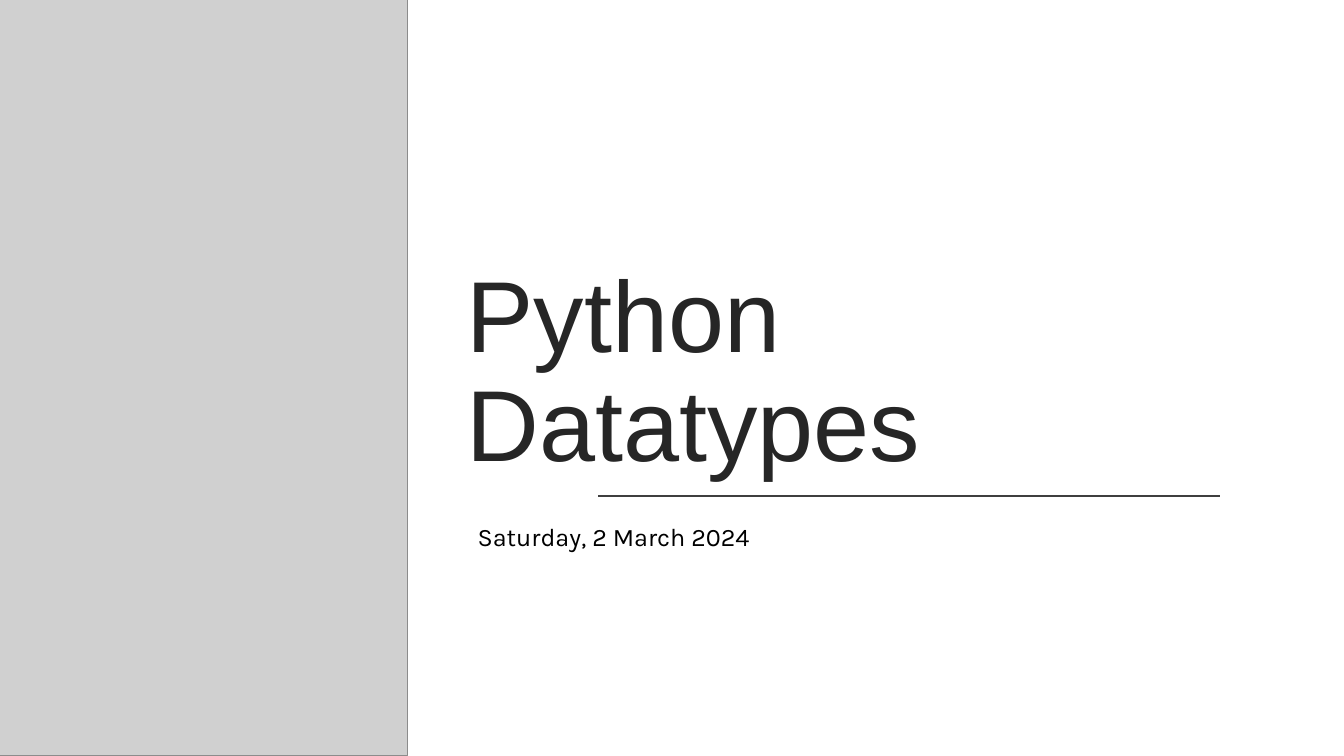
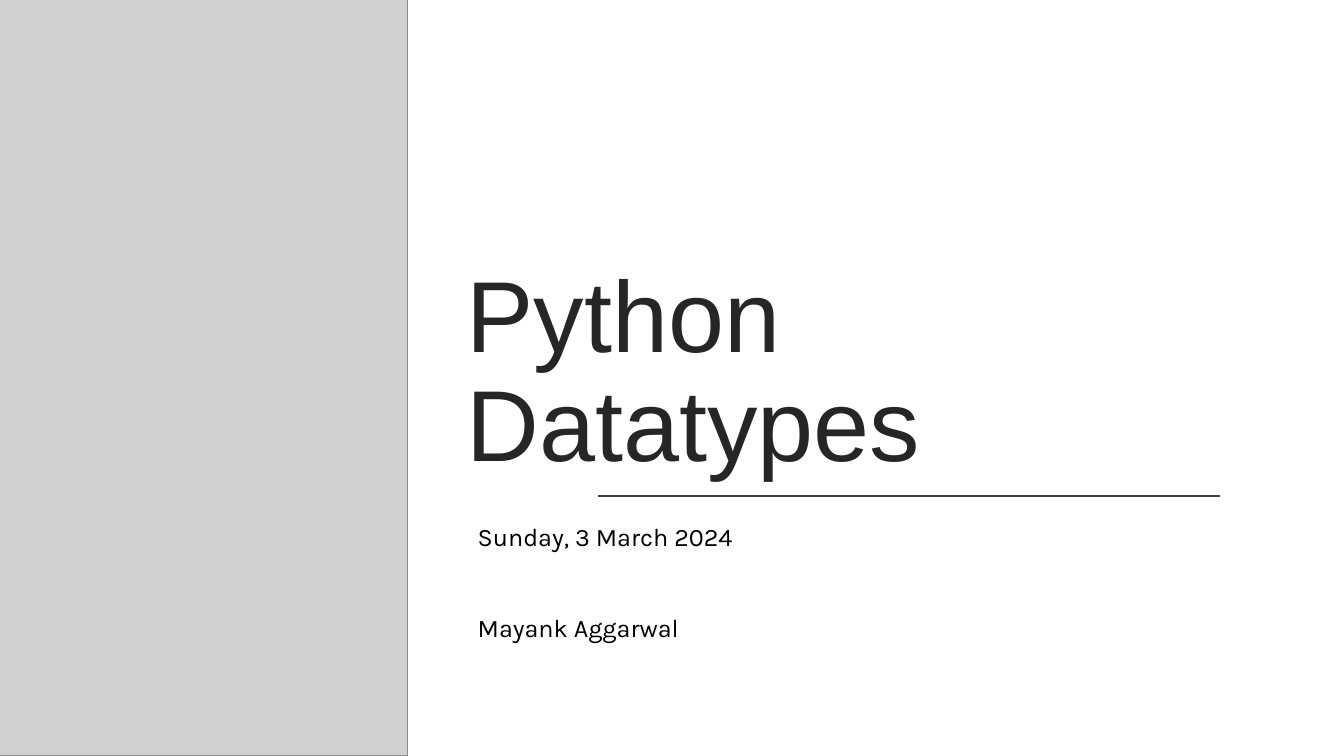
Before and after one commit to mayank953/mlbootcamp-24, a slide deck: slide 1 of Python/Class 3/Data Types.pptx. Drawn at 1344x756 pixels with LibreOffice and Linux fonts; fonts in the diff are those of the drawing; grey boxes stand for pictures. Boxes give left, top, right and bottom in pixels: in the first picture for what was removed or moved away, otherwise in the second. Text is boxed around its words. In the diff, an @@ line names an element or a change of style, - is before the commit and + after.

Commit message:
Python Data Types

```diff
--- a/Python/Class 3/Data Types.pptx
+++ b/Python/Class 3/Data Types.pptx
@@ text at bbox=[478, 528, 732, 643]: text changed @@
-Saturday, 2 March 2024
+Sunday, 3 March 2024
+Mayank Aggarwal
```
